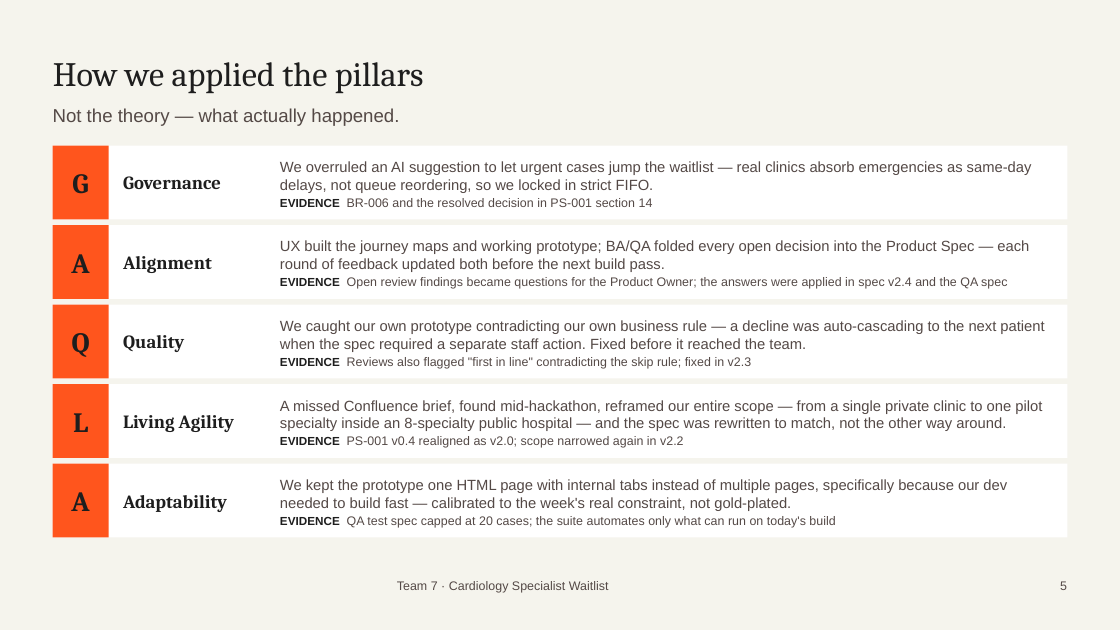
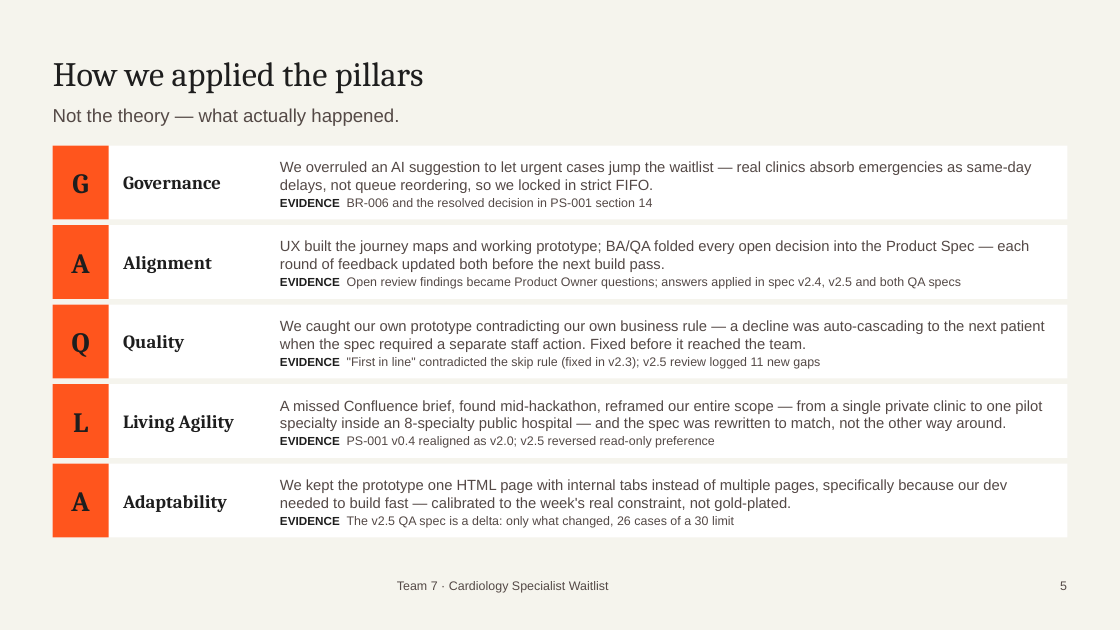
Before and after one commit to uangelesQ/hackaton_Specialist_Appointment_Scheduling_Waitlist-, a slide deck: slide 5 of docs/hackathon-presentation.pptx. Drawn at 1120x630 pixels with LibreOffice and Linux fonts; fonts in the diff are those of the drawing; background and template pictures are left out. Boxes give left, top, right and bottom in pixels: in the first picture for what was removed or moved away, otherwise in the second. Text is boxed around its words. In the diff, an @@ line names an element or a change of style, - is before the commit and + after.

```diff
--- a/docs/hackathon-presentation.pptx
+++ b/docs/hackathon-presentation.pptx
@@ text at [280,277,962,289]: text changed @@
-EVIDENCE Open review findings became questions for the Product Owner; the answers were applied in spec v2.4 and the QA spec
+EVIDENCE Open review findings became Product Owner questions; answers applied in spec v2.4, v2.5 and both QA specs
@@ text at [280,357,820,369]: text changed @@
-EVIDENCE Reviews also flagged "first in line" contradicting the skip rule; fixed in v2.3
+EVIDENCE "First in line" contradicted the skip rule (fixed in v2.3); v2.5 review logged 11 new gaps
@@ text at [280,436,715,448]: text changed @@
-EVIDENCE PS-001 v0.4 realigned as v2.0; scope narrowed again in v2.2
+EVIDENCE PS-001 v0.4 realigned as v2.0; v2.5 reversed read-only preference
@@ text at [280,516,734,528]: text changed @@
-EVIDENCE QA test spec capped at 20 cases; the suite automates only what can run on today's build
+EVIDENCE The v2.5 QA spec is a delta: only what changed, 26 cases of a 30 limit
```
Also in this commit, not shown: 5 other slides changed, 35 other files.
